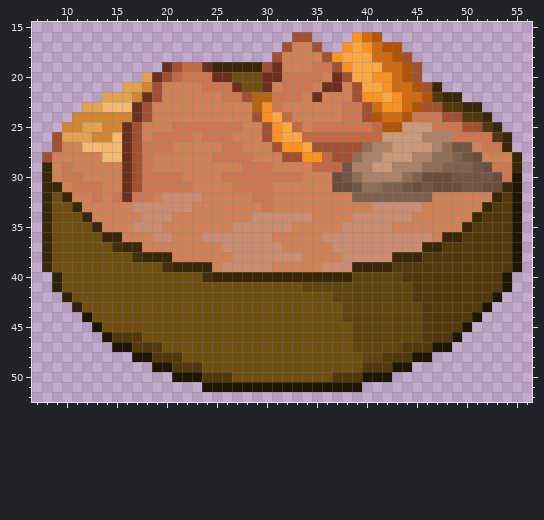
Pixel-art sprite -- textures/items/rabbit_stew.png. The picture above was drawn from the file before the commit.
The file is 64x64 pixels. Colours within 5 levels of each other are drawn and written as one. Shown: x 7..56, y 15..52.
New version:
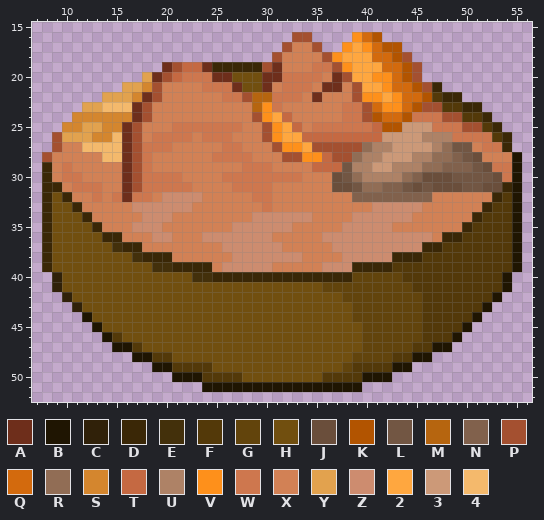
Palette (. is transparent): A #6e2e1b  B #1f1502  C #302109  D #3a2706  E #43300b  F #533909  G #62440c  H #714f0f  J #6a4e3b  K #b25400  L #725643  M #b6650f  N #81614c  P #a45030  Q #d36a0d  R #916d55  S #d4862e  T #c56942  U #ae8266  V #fe901b  W #ce774e  X #d28155  Y #e2a24e  Z #cd8c6f  2 #ffa73f  3 #cc9978  4 #f4b96c
Change:
The edit turns colour D into colour B in rows 28 to 29 at x 55.
The edit turns colour H into colour E in row 39 at x 19; in row 40 at x 23.
The edit turns colour H into colour F in row 49 at x 24 and 39; in row 50 at x 27 and 36.
The edit turns colour F into colour G in row 42 at x 45; in row 47 at x 44; in row 48 at x 42.
The edit turns colour H into colour G in row 48 at x 39; in row 49 at x 38.
The edit turns colour F into colour H in row 46 at x 16 to 17; in row 47 at x 18 to 19; in row 48 at x 21.
The edit turns colour G into colour H in row 41 at x 34 to 35; in row 42 at x 37; in rows 43 to 44 at x 38; in rows 45 to 47 at x 39.
Where, in picture pixels (left, top, right, bottom), the same in both pictures:
changed: (512, 152, 522, 172)
changed: (152, 262, 202, 282)
changed: (302, 282, 422, 382)
changed: (122, 332, 242, 382)
